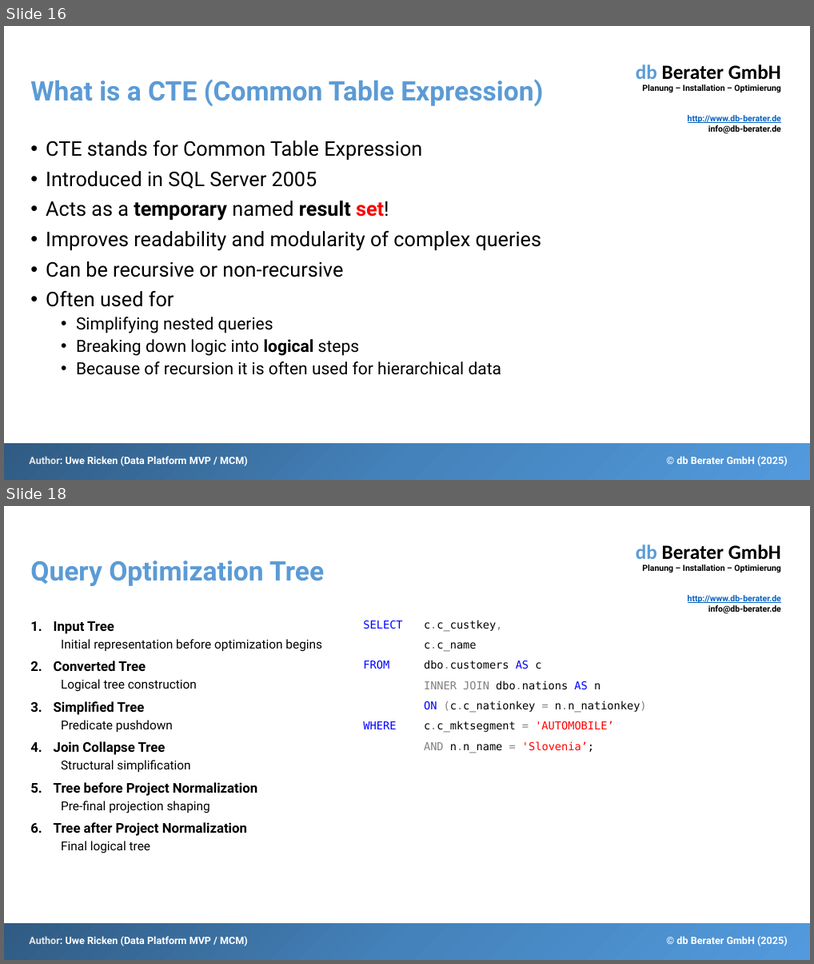
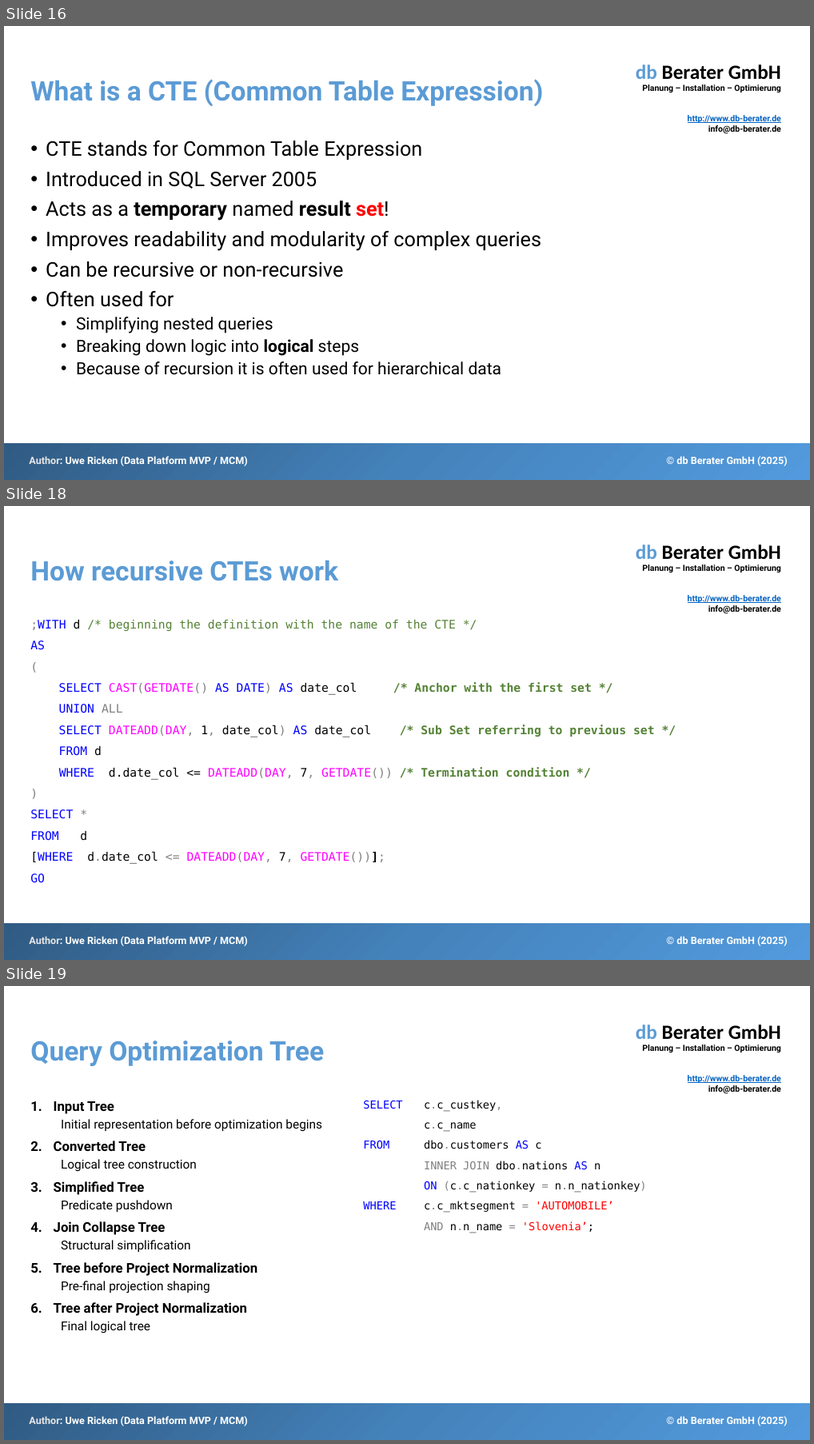
Before and after one commit to db-berater/Debunk-Myths-about-CTE, a slide deck: 01 - Documents and Preparation/Debunk Myths About CTE.pptx. Shown one above the other, each under a label of ours: slides 16 and 18 before the commit, slides 16, 18 and 19 after it; the slides between them are not shown. The pictures are 814x964 and 814x1444 pixels, drawn with LibreOffice and Linux fonts; fonts in the diff are those of the drawing. Boxes give left, top, right and bottom in pixels: in the first picture for what was removed or moved away, otherwise in the second. Text is boxed around its words. In the diff, an @@ line names an element or a change of style, - is before the commit and + after.

```diff
--- a/01 - Documents and Preparation/Debunk Myths About CTE.pptx
+++ b/01 - Documents and Preparation/Debunk Myths About CTE.pptx
@@ slide 18 added at (4,506,810,960), background #FFFFFF; not listed: 4 template elements that a slide beside it also shows @@
@@ title added at (30,560,338,581), 32 pt, text #5B9BD5, bold @@
+How recursive CTEs work
@@ text added at (30,619,655,883), 14 pt, text #548235 @@
+;WITH d /* beginning the definition with the name of the CTE */
+AS
+(
+SELECT CAST(GETDATE() AS DATE) AS date_col /* Anchor with the first set */
+UNION ALL
+SELECT DATEADD(DAY, 1, date_col) AS date_col /* Sub Set referring to previous set */
+FROM d
+WHERE d.date_col <= DATEADD(DAY, 7, GETDATE()) /* Termination condition */
+)
+SELECT *
+FROM d
+[WHERE d.date_col <= DATEADD(DAY, 7, GETDATE())];
+GO
@@ what was slide 18 is now slide 19 @@
```
Also in this commit, not shown: 1 slide changed, 4 other slides added, 1 slide removed, 10 other files.
